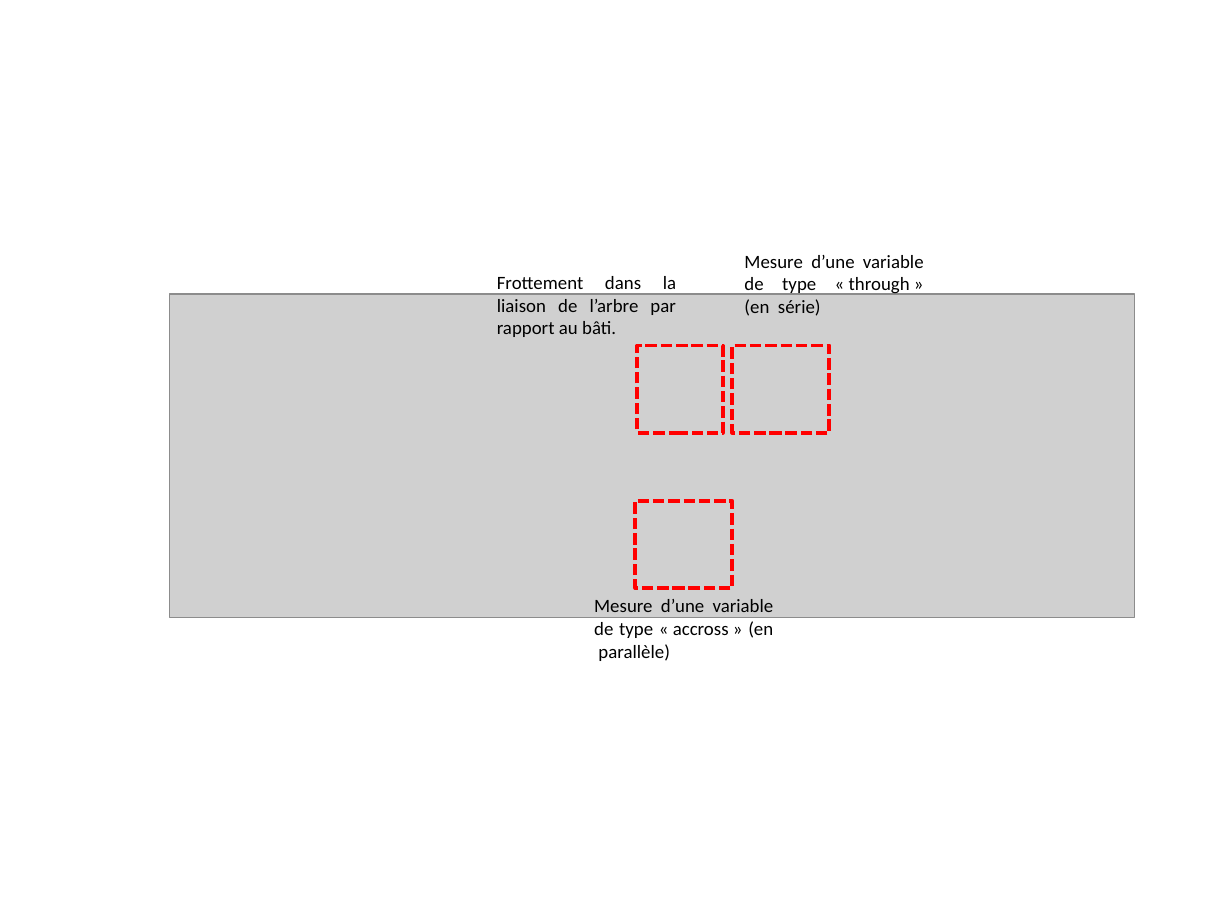
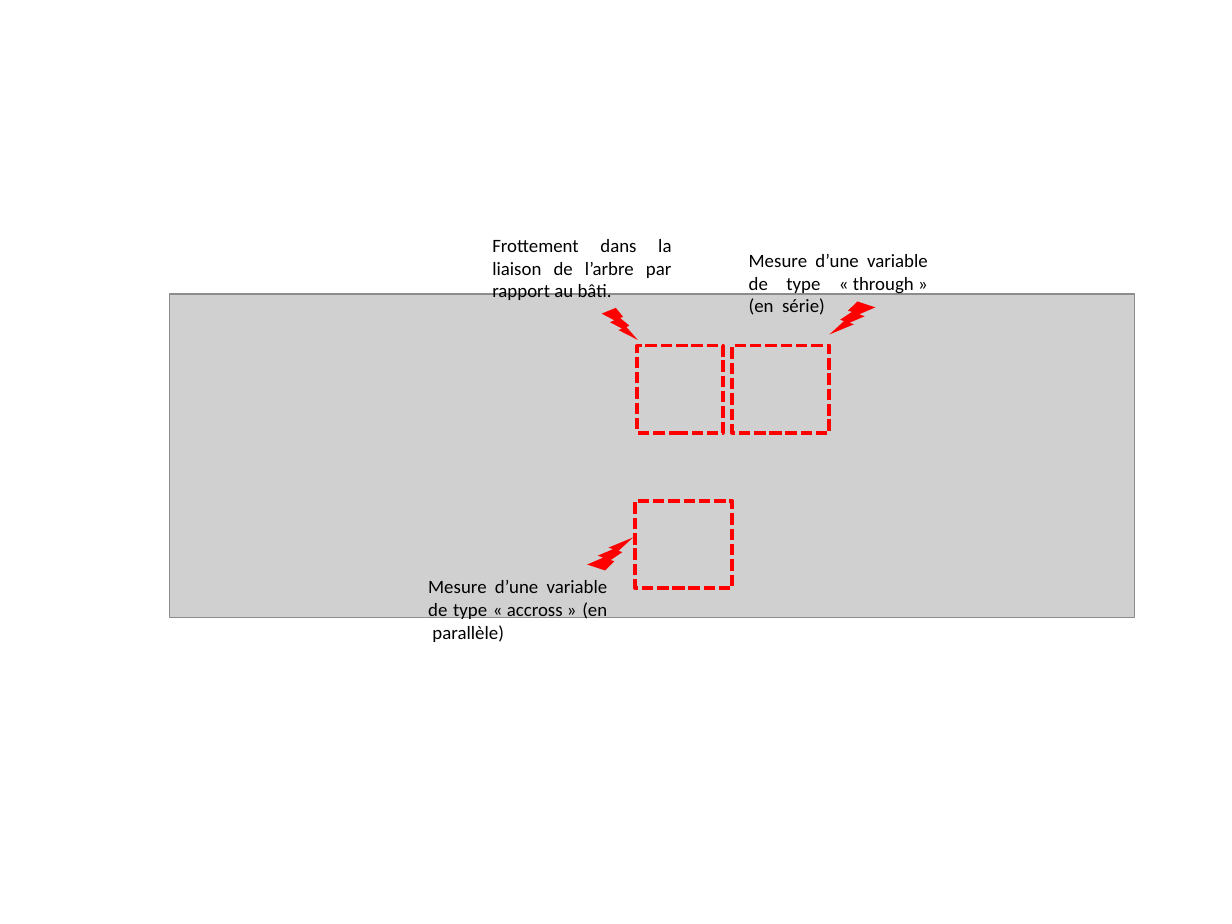
Before and after one commit to xpessoles/Cy_01_PSI_ModelisationLinNonLin, a slide deck: slide 2 of Cours/01_Modelisation_Multiphysique/images/Figures.pptx. Drawn at 1232x924 pixels with LibreOffice and Linux fonts; fonts in the diff are those of the drawing; grey boxes stand for pictures. Boxes give left, top, right and bottom in pixels: in the first picture for what was removed or moved away, otherwise in the second. Text is boxed around its words. In the diff, an @@ line names an element or a change of style, - is before the commit and + after.

```diff
--- a/Cours/01_Modelisation_Multiphysique/images/Figures.pptx
+++ b/Cours/01_Modelisation_Multiphysique/images/Figures.pptx
@@ text "Frottement dans la liaison de ...": place and size @@
-text "Frottement dans la liaison de ..." at (497,276,676,337)
+text "Frottement dans la liaison de ..." at (492,239,671,300)
@@ text "Mesure d’une variable de type ...": place and size @@
-text "Mesure d’une variable de type ..." at (744,255,924,316)
+text "Mesure d’une variable de type ..." at (749,254,928,315)
@@ lightning bolt added at (601,308,637,340), fill #FF0000 @@
@@ lightning bolt added at (829,302,875,335), fill #FF0000 @@
@@ lightning bolt added at (588,537,633,570), fill #FF0000 @@
@@ text "Mesure d’une variable de type ...": place and size @@
-text "Mesure d’une variable de type ..." at (594,599,774,661)
+text "Mesure d’une variable de type ..." at (428,580,608,642)
```
Also in this commit, not shown: 1 other file.
